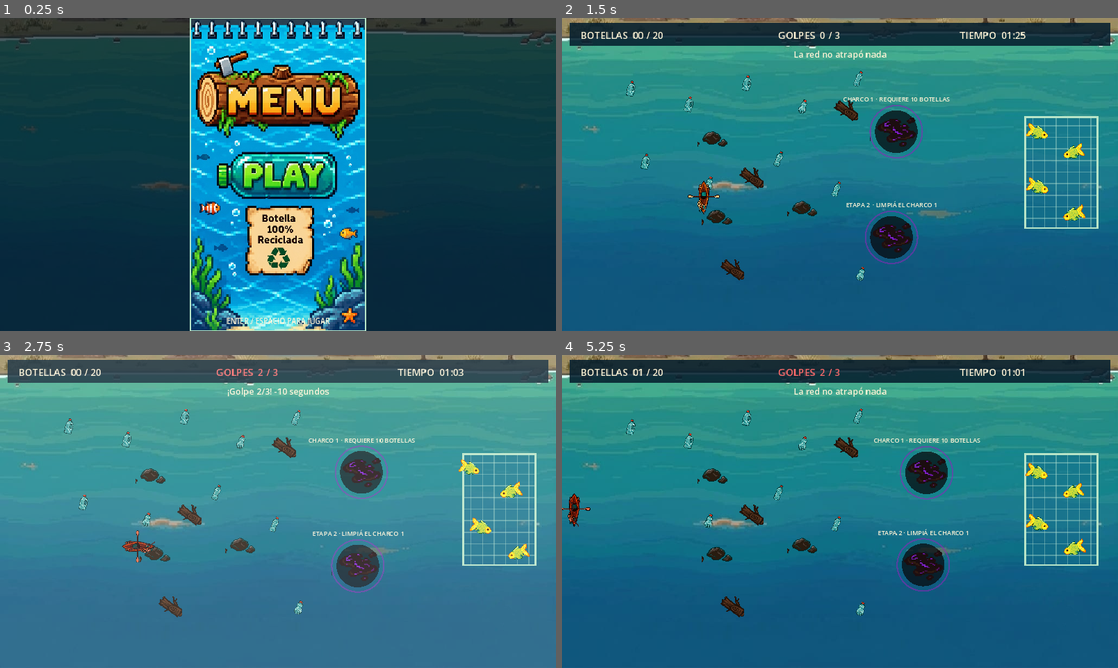
Above: before the commit, frames 1-4 (two rows, left to right).
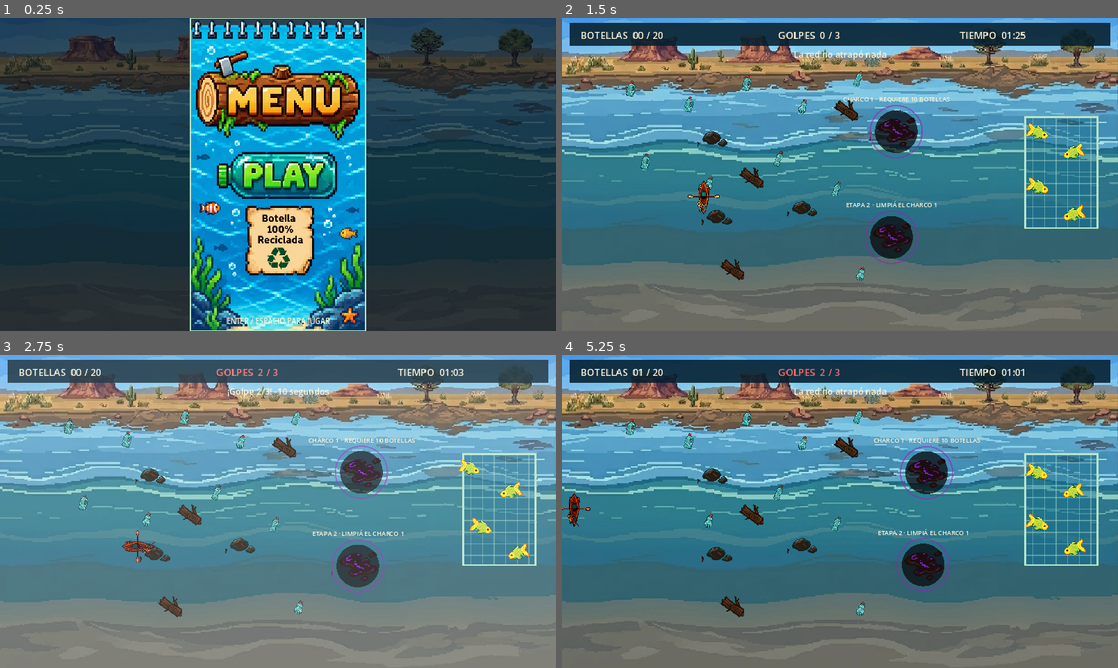
Above: after the commit, the same moments.

Repository: zeba673/Desafio2-Hackathon-SanRafael-2026
Game: Godot game, scene res://main.tscn
Two runs of this game, one before a commit and one after it. Both use one fixed random seed, a clock stepped at 60 frames per second and the inputs below. Sound files missing from this copy of the repository are replaced by a short silence.
Inputs (mouse positions are in pixels of both pictures, inside the frame that each line leads up to):
- Up to frame 1 (0.25 s): no input
- Up to frame 2 (1.5 s): tap Enter at 0.5, 0.6, 1.35 s; move the mouse to (962, 158) at 0.52 s; hold D 0.53-1.28 s; click (962, 158) at 0.67 s; tap Space at 0.77 s; move the mouse to (728, 190) at 1.27 s; hold S from 1.28 s (still down)
- Up to frame 3 (2.75 s): tap Space at 1.52 s; move the mouse to (333, 442) at 2.02 s; release S at 2.03 s; hold D from 2.03 s (still down); tap Enter at 2.1 s
- Up to frame 4 (5.25 s): move the mouse to (812, 574) at 2.77 s; release D at 2.78 s; hold W 2.78-3.53 s; tap Enter every 0.75 s from 2.85 to 5.1 s; click (812, 574) at 2.92 s; tap Space at 3.02, 3.77, 4.52 s; move the mouse to (1006, 558) at 3.52 s; hold A 3.53-5.03 s; move the mouse to (673, 464) at 4.27 s; move the mouse to (867, 511) at 5.02 s; hold S from 5.03 s (still down); click (867, 511) at 5.17 s

The runs differ from the first frame. In frame 1, 33% of the frame differs, in the area x 0-100%, y 0-100%; in frame 2, 74%; in frame 3, 69%; in frame 4, 74%.

Commit message:
Fit new river background without zoom

Diff:
--- a/main.gd
+++ b/main.gd
@@ -27,6 +27,7 @@
 const MENU_IMAGE_RECT := Rect2(394, 0, 364, 648)
 const MENU_PLAY_RECT := Rect2(448, 276, 256, 104)
 const END_BUTTON_RECT := Rect2(442, 492, 268, 58)
+const GAME_BACKGROUND_SOURCE := Rect2(0, 88, 1222, 687)
 const OBSTACLE_COUNT := 6
 const OIL_START_A := Vector2(690, 235)
 const OIL_START_B := Vector2(680, 455)
@@ -402,8 +403,8 @@
 
 
 func draw_game_background() -> void:
-	# Recorta solo parte del cielo para conservar la mayor superficie jugable de agua.
-	draw_texture_rect_region(GAME_BACKGROUND, Rect2(Vector2.ZERO, SCREEN), Rect2(0, 148, 1024, 576))
+	# Usa todo el ancho y recorta solo los bordes verticales para evitar zoom y deformación.
+	draw_texture_rect_region(GAME_BACKGROUND, Rect2(Vector2.ZERO, SCREEN), GAME_BACKGROUND_SOURCE)
 	draw_rect(Rect2(0, 88, SCREEN.x, SCREEN.y - 88), Color(0.0, 0.12, 0.2, 0.08), true)
 
 
@@ -500,7 +501,7 @@
 
 
 func draw_menu() -> void:
-	draw_texture_rect_region(GAME_BACKGROUND, Rect2(Vector2.ZERO, SCREEN), Rect2(0, 148, 1024, 576))
+	draw_texture_rect_region(GAME_BACKGROUND, Rect2(Vector2.ZERO, SCREEN), GAME_BACKGROUND_SOURCE)
 	draw_rect(Rect2(Vector2.ZERO, SCREEN), Color(0.01, 0.06, 0.1, 0.68), true)
 	draw_texture_rect(MENU_BACKGROUND, MENU_IMAGE_RECT, false)
 	draw_rect(MENU_IMAGE_RECT, Color("#b7e4c7"), false, 3.0)
Binary file changed: assets/fondo-rio-san-rafael.png
